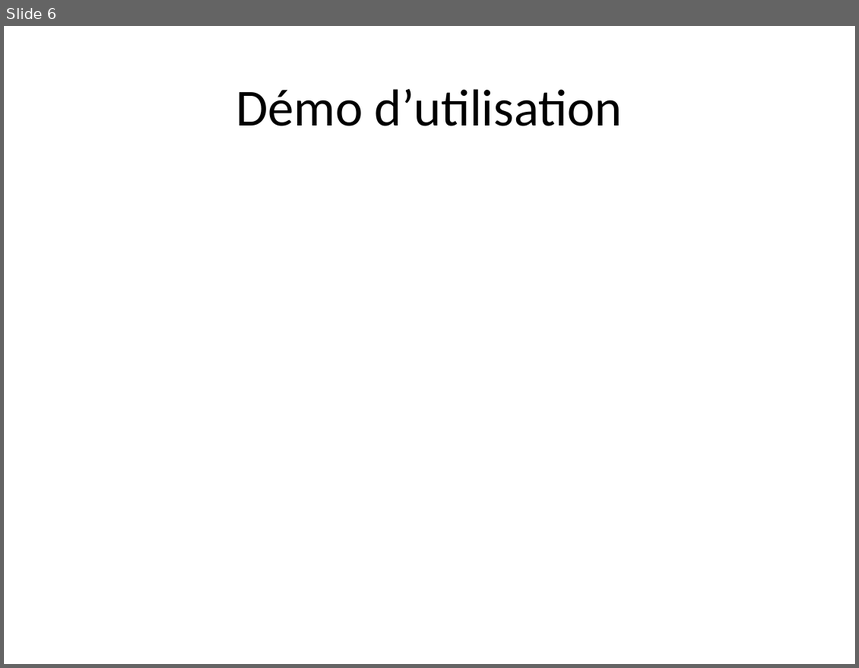
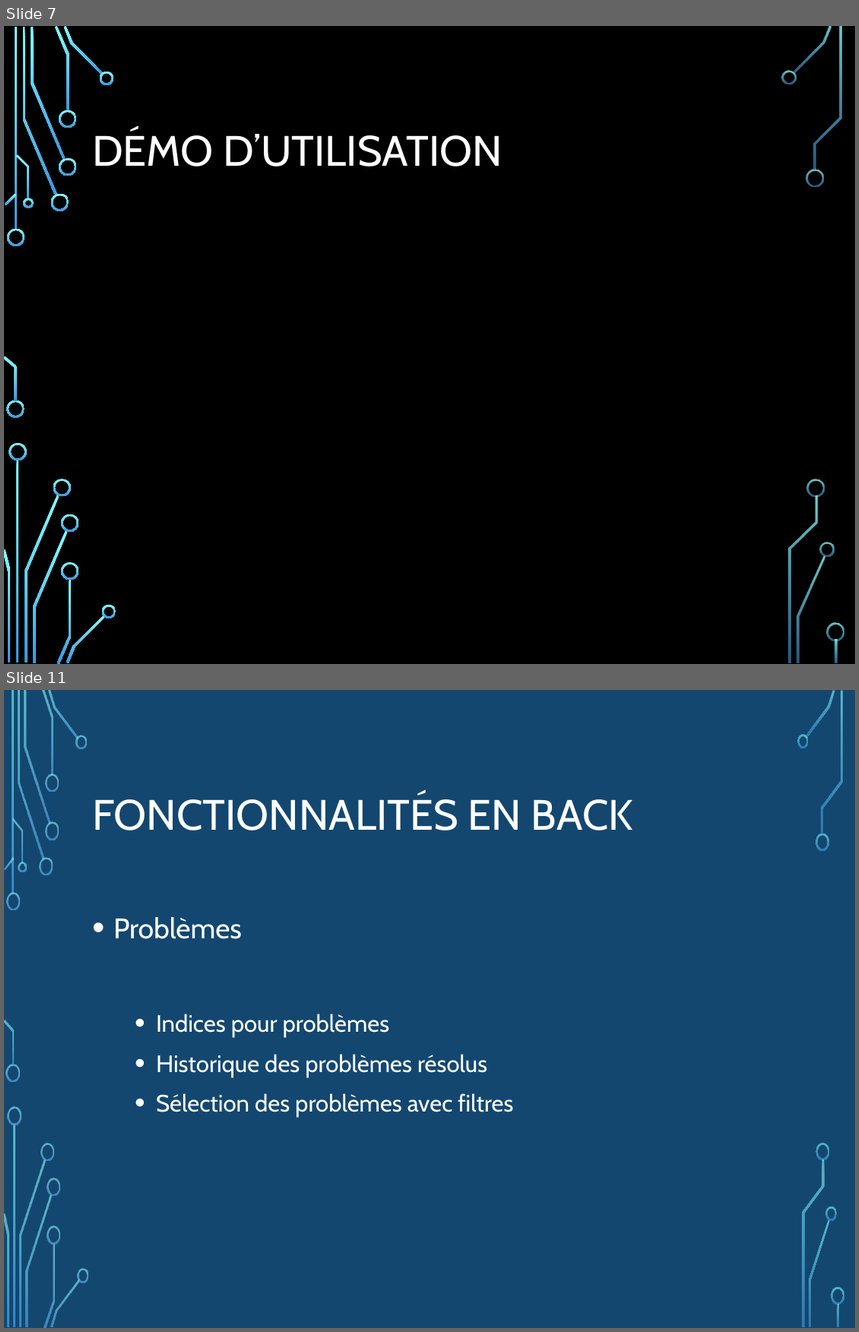
Before and after one commit to NicoPerret/projet-echec, a slide deck: Diapo présentation projet.pptx. Shown one above the other, each under a label of ours: slide 6 before the commit, slides 7 and 11 after it; the slides between them are not shown. The pictures are 859x668 and 859x1332 pixels, drawn with LibreOffice and Linux fonts; fonts in the diff are those of the drawing; background and template pictures are left out. Boxes give left, top, right and bottom in pixels: in the first picture for what was removed or moved away, otherwise in the second. Text is boxed around its words. In the diff, an @@ line names an element or a change of style, - is before the commit and + after.

```diff
--- a/Diapo présentation projet.pptx
+++ b/Diapo présentation projet.pptx
@@ slide 11 added at (x1=4, y1=690, x2=855, y2=1328), background picture (left out); not listed: 17 template elements that a slide beside it also shows @@
@@ rectangle added at (x1=4, y1=690, x2=855, y2=1328), fill #134770 @@
@@ title added at (x1=92, y1=793, x2=633, y2=831), 36 pt, text #FFFFFF @@
+FONCTIONNALITÉS EN BACK
@@ text added at (x1=113, y1=917, x2=513, y2=1118), 20 pt, text #FFFFFF @@
+• Problèmes
+  • Indices pour problèmes
+  • Historique des problèmes résolus
+  • Sélection des problèmes avec filtres
@@ group added at (x1=4, y1=690, x2=88, y2=1328): 24 freeform shapes, 2 rectangles @@
@@ group added at (x1=797, y1=690, x2=845, y2=1328): 9 freeform shapes, 1 rectangle @@
@@ what was slide 6 is now slide 7 @@
@@ slide 7 changed as well @@
@@ background #FFFFFF to picture (left out) @@
@@ title at (x1=92, y1=129, x2=503, y2=167): text changed; size 44 to 36 pt; font Calibri to Cabin; text colour #000000 to #FFFFFF @@
-Démo d’utilisation
+DÉMO D’UTILISATION
@@ group added at (x1=4, y1=26, x2=844, y2=664): 33 freeform shapes, 3 rectangles @@
```
Also in this commit, not shown: 4 other slides changed, 9 other slides added, 2 slides removed.
